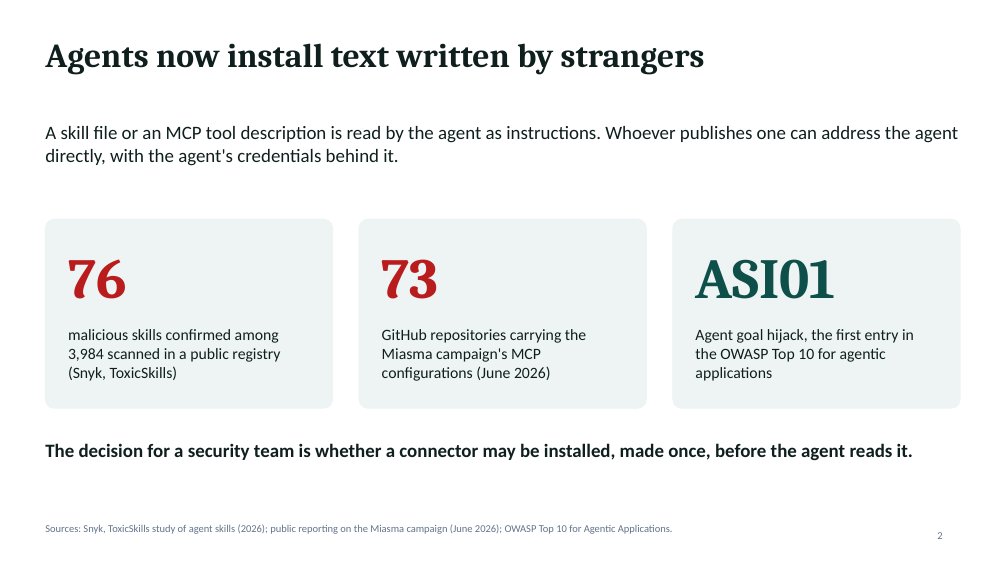
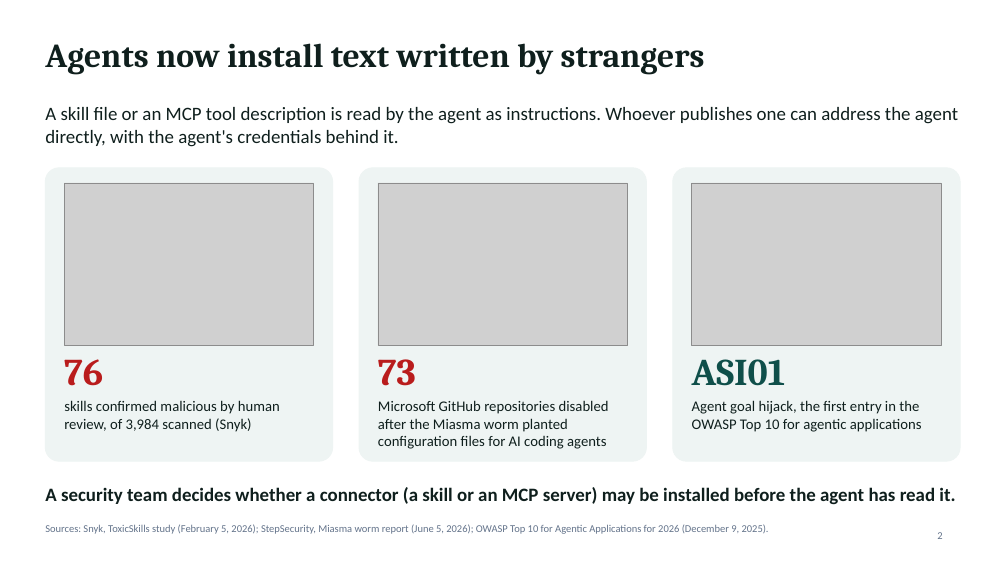
Before and after one commit to jonasneves/connector-gate, a slide deck: slide 2 of slides.pptx. Drawn at 1008x567 pixels with LibreOffice and Linux fonts; fonts in the diff are those of the drawing; grey boxes stand for pictures. Boxes give left, top, right and bottom in pixels: in the first picture for what was removed or moved away, otherwise in the second. Text is boxed around its words. In the diff, an @@ line names an element or a change of style, - is before the commit and + after.

```diff
--- a/slides.pptx
+++ b/slides.pptx
@@ text "A skill file or an ...": place and size @@
-text "A skill file or an ..." at <box>45,126,958,166</box>
+text "A skill file or an ..." at <box>45,107,958,147</box>
@@ rounded rectangle: place and size @@
-rounded rectangle at <box>45,219,333,408</box>
+rounded rectangle at <box>45,168,333,461</box>
@@ rounded rectangle: place and size @@
-rounded rectangle at <box>359,219,647,408</box>
+rounded rectangle at <box>359,168,647,461</box>
@@ rounded rectangle: place and size @@
-rounded rectangle at <box>673,219,960,408</box>
+rounded rectangle at <box>673,168,960,461</box>
@@ picture added at <box>64,183,314,346</box> @@
@@ picture added at <box>378,183,628,346</box> @@
@@ picture added at <box>692,183,941,346</box> @@
@@ text "76": place and size @@
-text "76" at <box>68,259,127,299</box>
+text "76" at <box>64,359,103,386</box>
@@ text "73": place and size @@
-text "73" at <box>382,259,439,299</box>
+text "73" at <box>378,359,416,386</box>
@@ size 54 to 36 pt in 3 elements at <box>64,359,103,386</box>, <box>378,359,416,386</box>, <box>692,359,785,386</box> @@
@@ text "ASI01": place and size @@
-text "ASI01" at <box>695,259,835,299</box>
+text "ASI01" at <box>692,359,785,386</box>
@@ text at <box>64,400,280,432</box>: text changed; size 15 to 14 pt @@
-malicious skills confirmed among 3,984 scanned in a public registry (Snyk, ToxicSkills)
+skills confirmed malicious by human review, of 3,984 scanned (Snyk)
@@ text at <box>378,400,609,449</box>: text changed; size 15 to 14 pt @@
-GitHub repositories carrying the Miasma campaign's MCP configurations (June 2026)
+Microsoft GitHub repositories disabled after the Miasma worm planted configuration files for AI coding agents
@@ text "Agent goal hijack, the first ...": place and size @@
-text "Agent goal hijack, the first ..." at <box>695,329,914,381</box>
+text "Agent goal hijack, the first ..." at <box>692,400,922,432</box>
@@ text "Agent goal hijack, the first ..." at <box>692,400,922,432</box>: size 15 to 14 pt @@
@@ text at <box>45,487,955,505</box>: text changed @@
-The decision for a security team is whether a connector may be installed, made once, before the agent reads it.
+A security team decides whether a connector (a skill or an MCP server) may be installed before the agent has read it.
@@ text at <box>45,524,769,534</box>: text changed @@
-Sources: Snyk, ToxicSkills study of agent skills (2026); public reporting on the Miasma campaign (June 2026); OWASP Top 10 for Agentic Applications.
+Sources: Snyk, ToxicSkills study (February 5, 2026); StepSecurity, Miasma worm report (June 5, 2026); OWASP Top 10 for Agentic Applications for 2026 (December 9, 2025).
```
Also in this commit, not shown: 7 other slides changed.
